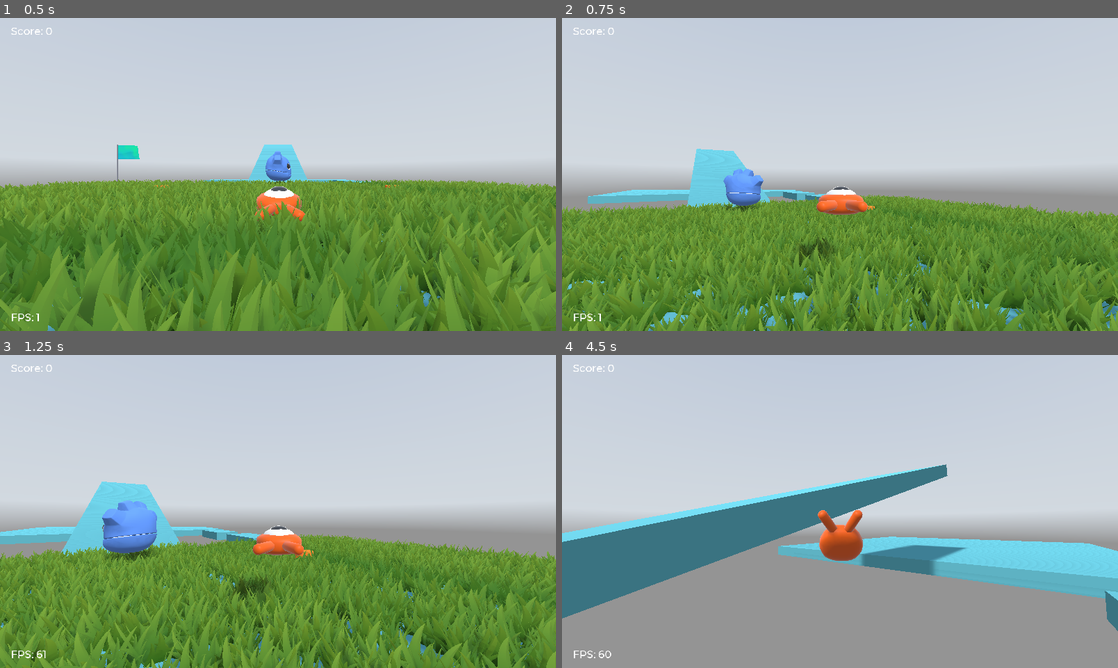
Above: before the commit, frames 1-4 (two rows, left to right).
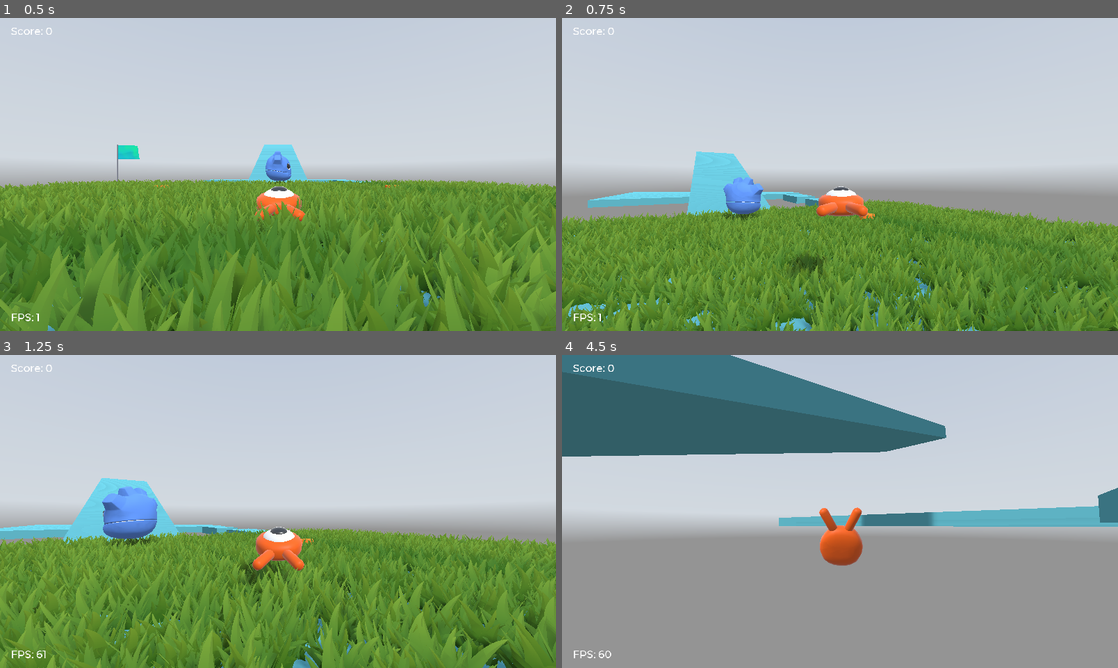
Above: after the commit, the same moments.

Repository: telmotrooper/squash-the-creeps
Game: Godot game, scene res://Main.tscn
The game is run twice, just before and just after one commit, with the same random seed, the same clock (stepped at 60 frames per second) and the same inputs. A sky picture missing from this copy of the repository is replaced by a grey-blue gradient.
Inputs (mouse positions are in pixels of both pictures, inside the frame that each line leads up to):
- Up to frame 1 (0.5 s): no input
- Up to frame 2 (0.75 s): tap Enter (ui_accept) at 0.5 s; move the mouse to (867, 174) at 0.52 s; hold Up (move_forward) from 0.53 s (still down); hold Space (jump) from 0.53 s (still down); click (867, 174) at 0.67 s
- Up to frame 3 (1.25 s): keep holding Up (move_forward); keep holding Space (jump)
- Up to frame 4 (4.5 s): keep holding Up (move_forward); move the mouse to (812, 511) at 1.27 s; release Space (jump) at 1.28 s; tap Delete at 1.35, 3.6 s; tap Space (jump) at 1.52, 1.55, 1.82, 2.3, 2.85, 3.02, 3.32 s; move the mouse to (851, 505) at 2.02 s; hold Shift 2.03-2.78 s; move the mouse to (834, 517) at 2.77 s; click (834, 517) at 2.92 s; move the mouse to (878, 514) at 3.52 s; hold Space (jump) 3.53-4.28 s; move the mouse to (795, 508) at 4.27 s; tap Shift at 4.35 s

Frame 1 is identical in both runs. In frame 2, 17% of the frame differs, in the area x 0-100%, y 41-100%; in frame 3, 20%; in frame 4, 38%, in the area x 0-100%, y 0-89%.

Commit message:
Increased jump height

Diff:
--- a/my-3d-squash-the-creeps/Player.gd
+++ b/my-3d-squash-the-creeps/Player.gd
@@ -3,7 +3,7 @@
 signal hit
 
 export var speed := 14.0
-export var jump_impulse := 20.0
+export var jump_impulse := 25.0
 export var fall_acceleration := 75.0
 export var bounce_impulse := 16.0
 
